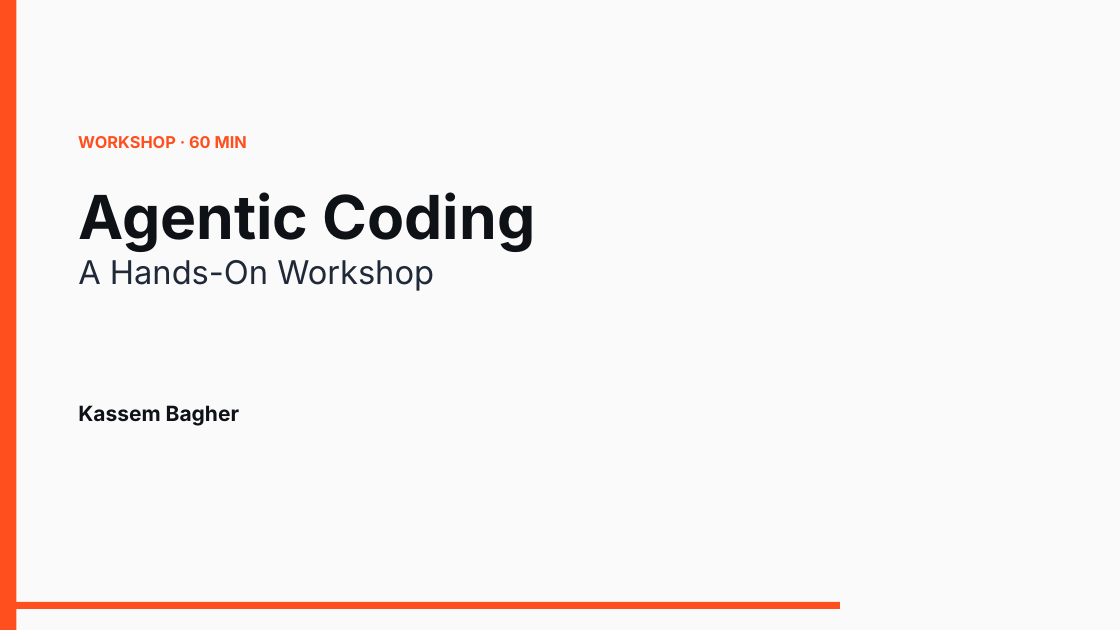
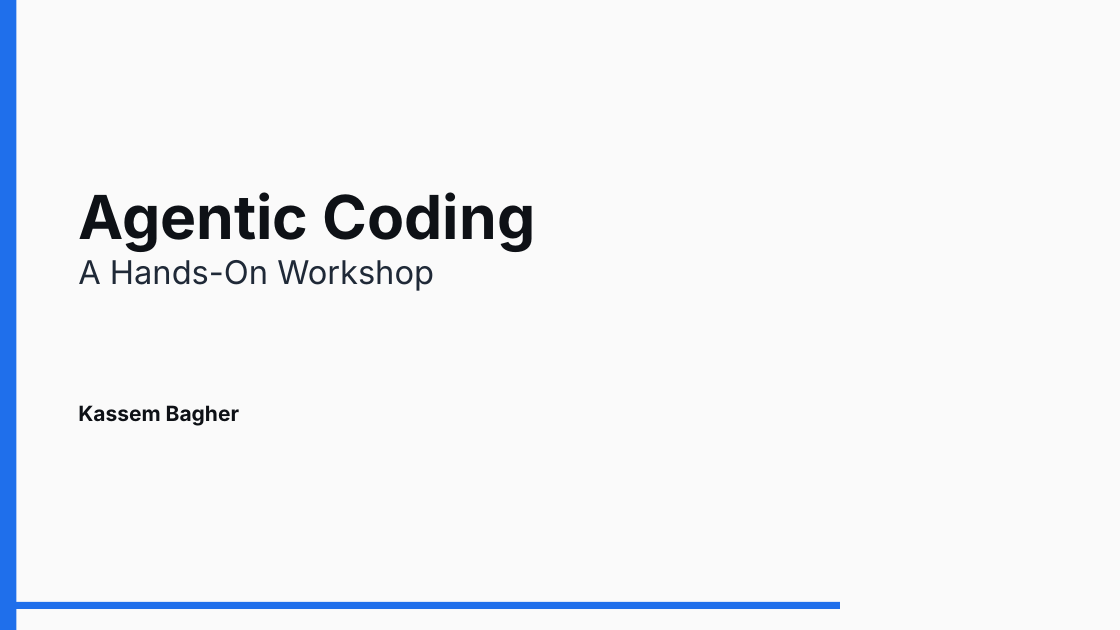
Before and after one commit to kbagher/agentic-coding-workshop, a slide deck: slide 1 of Agentic Coding.pptx. Drawn at 1120x630 pixels with LibreOffice and Linux fonts; fonts in the diff are those of the drawing. Boxes give left, top, right and bottom in pixels: in the first picture for what was removed or moved away, otherwise in the second. Text is boxed around its words. In the diff, an @@ line names an element or a change of style, - is before the commit and + after.

```diff
--- a/Agentic Coding.pptx
+++ b/Agentic Coding.pptx
@@ rectangle at [0, 0, 16, 630]: fill #FF4F1F to #1F6FEB @@
@@ text removed at [78, 136, 247, 148] @@
-WORKSHOP · 60 MIN
@@ rectangle at [0, 602, 840, 609]: fill #FF4F1F to #1F6FEB @@
```
Also in this commit, not shown: 22 other slides changed, 9 other files.
